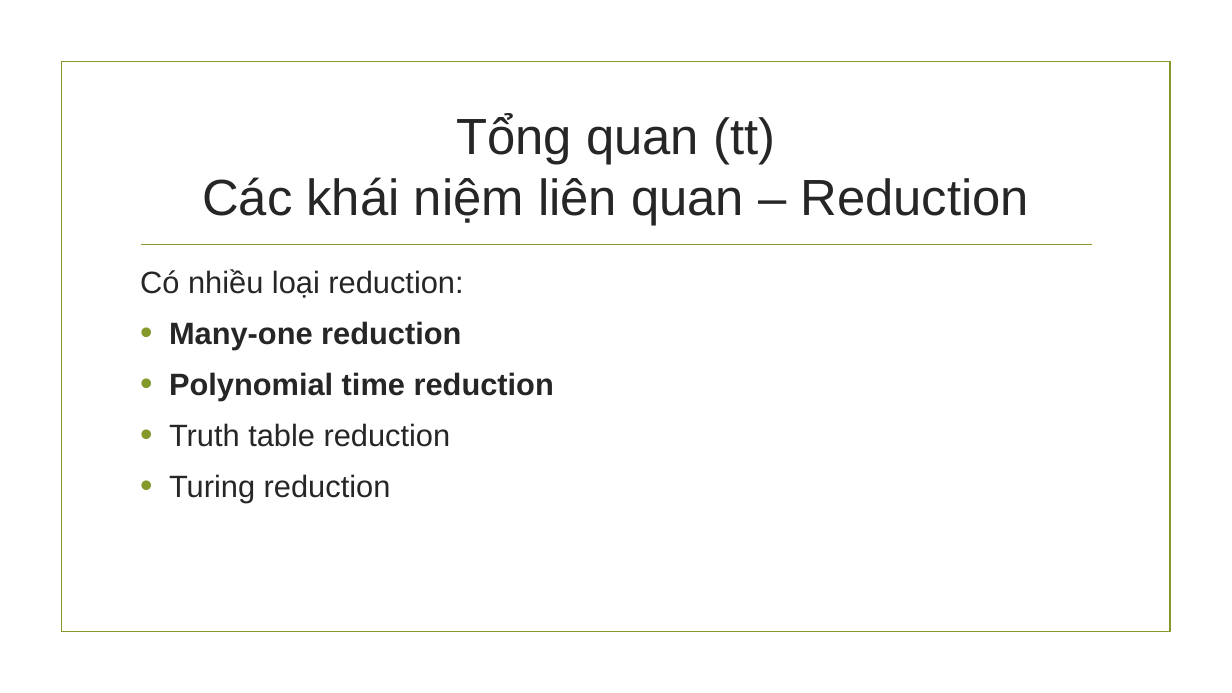
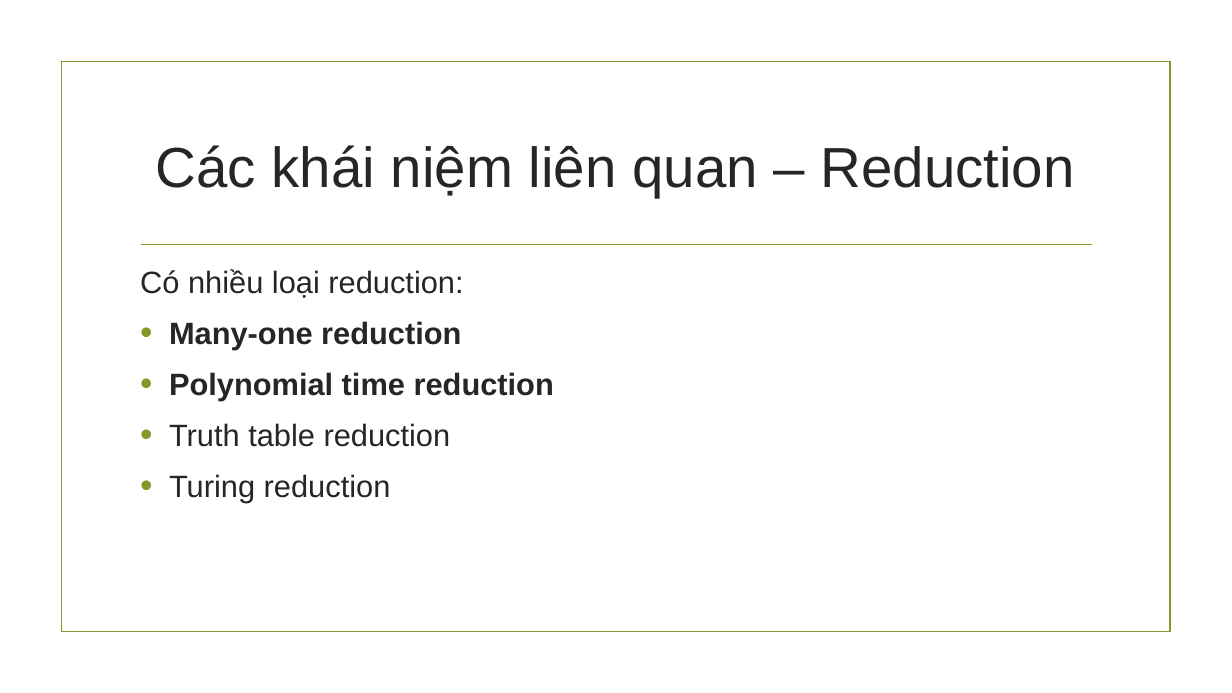
Before and after one commit to hungnguyen0606/PvsNP, a slide deck: slide 16 of Báo cáo đồ án cuối kì.pptx (slide 13 before the commit). Drawn at 1232x693 pixels with LibreOffice and Linux fonts; fonts in the diff are those of the drawing; background and template pictures are left out. Boxes give left, top, right and bottom in pixels: in the first picture for what was removed or moved away, otherwise in the second. Text is boxed around its words. In the diff, an @@ line names an element or a change of style, - is before the commit and + after.

```diff
--- a/Báo cáo đồ án cuối kì.pptx
+++ b/Báo cáo đồ án cuối kì.pptx
@@ title at (156, 145, 1075, 198): text changed; size 39.6 to 44 pt @@
-Tổng quan (tt)
-Các khái niệm liên quan – Reduction
+Các khái niệm liên quan – Reduction
```
Also in this commit, not shown: 12 other slides changed, 9 slides added, 1 other file.
